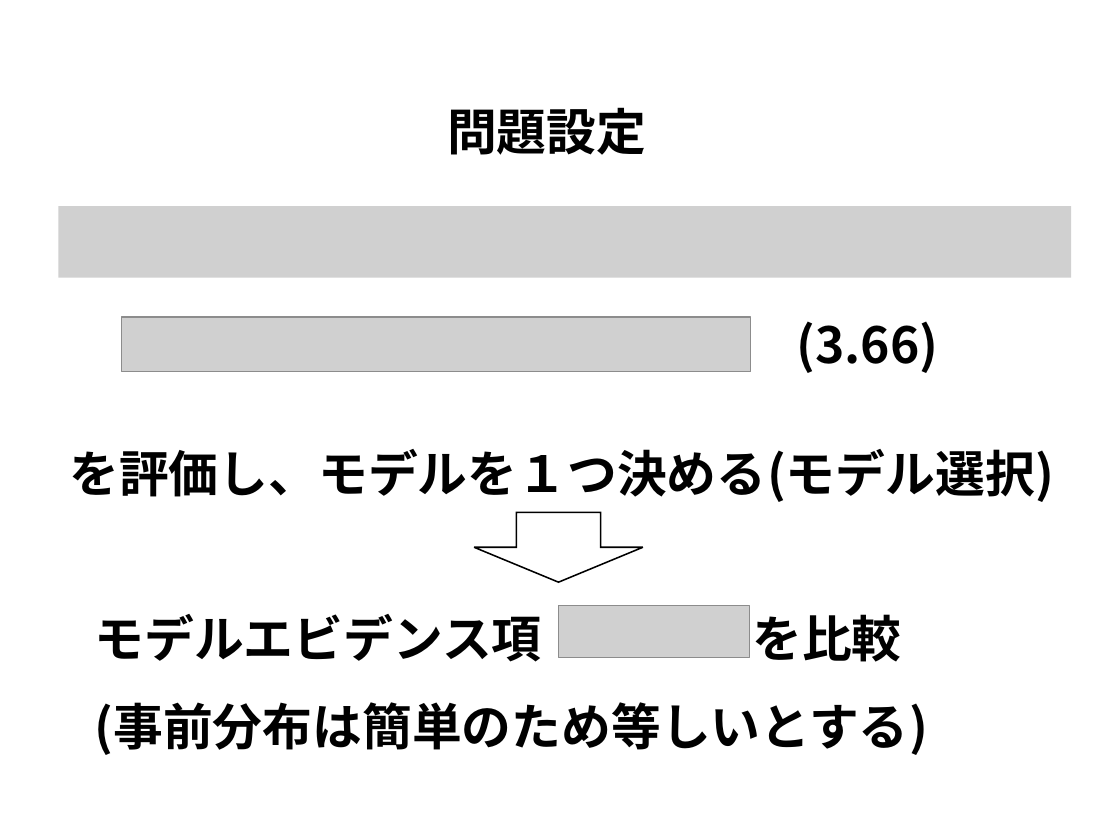
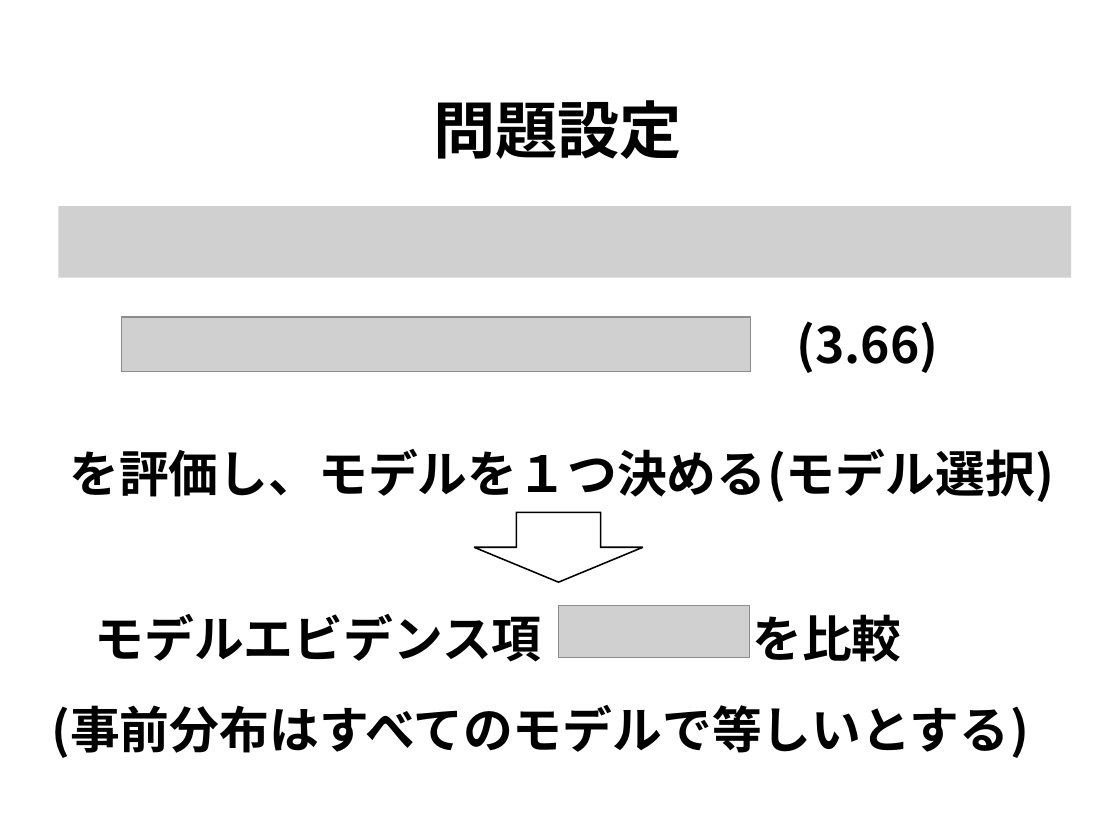
Before and after one commit to j-i-k-o/PRMLSeminar, a slide deck: slide 32 of 3章/PRML3章.pptx (slide 26 before the commit). Drawn at 1120x840 pixels with LibreOffice and Linux fonts; fonts in the diff are those of the drawing; grey boxes stand for pictures. Boxes give left, top, right and bottom in pixels: in the first picture for what was removed or moved away, otherwise in the second. Text is boxed around its words. In the diff, an @@ line names an element or a change of style, - is before the commit and + after.

```diff
--- a/3章/PRML3章.pptx
+++ b/3章/PRML3章.pptx
@@ text "問題設定" moved from (x1=447, y1=107, x2=646, y2=155) to (x1=433, y1=100, x2=682, y2=159) @@
@@ text "問題設定" at (x1=433, y1=100, x2=682, y2=159): size 32 to 40 pt @@
@@ text at (x1=51, y1=705, x2=1029, y2=758): text changed @@
-(事前分布は簡単のため等しいとする)
+(事前分布はすべてのモデルで等しいとする)
```
Also in this commit, not shown: 4 other slides changed, 7 slides added.
